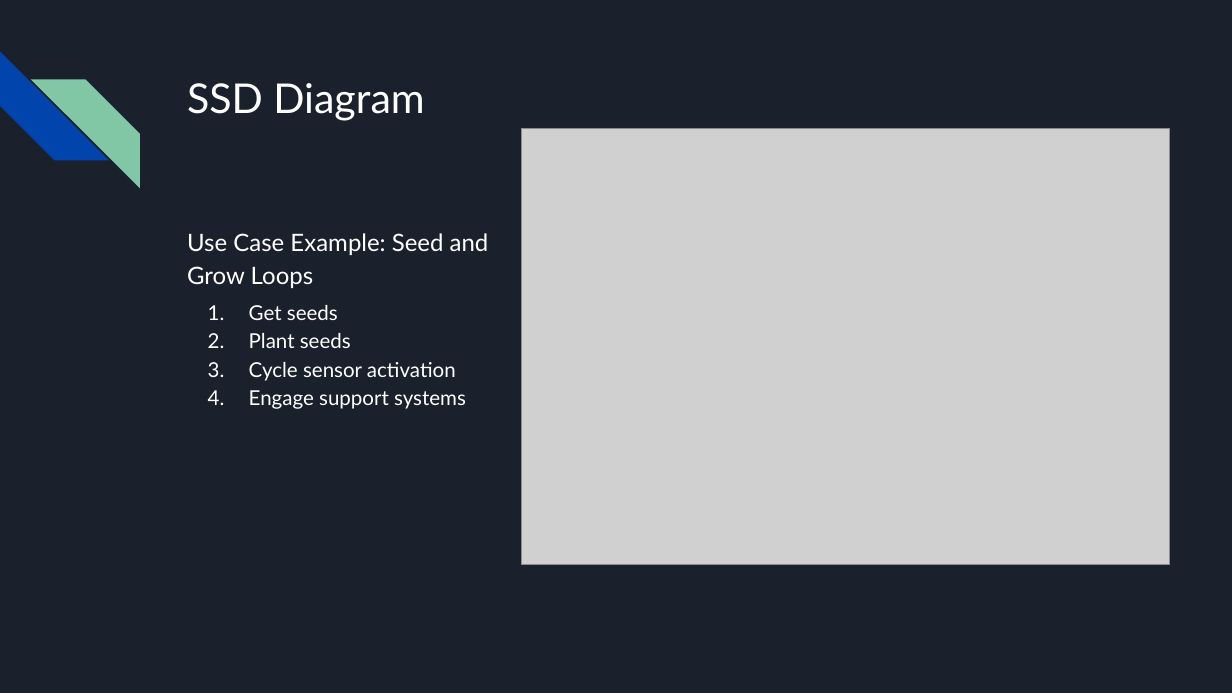
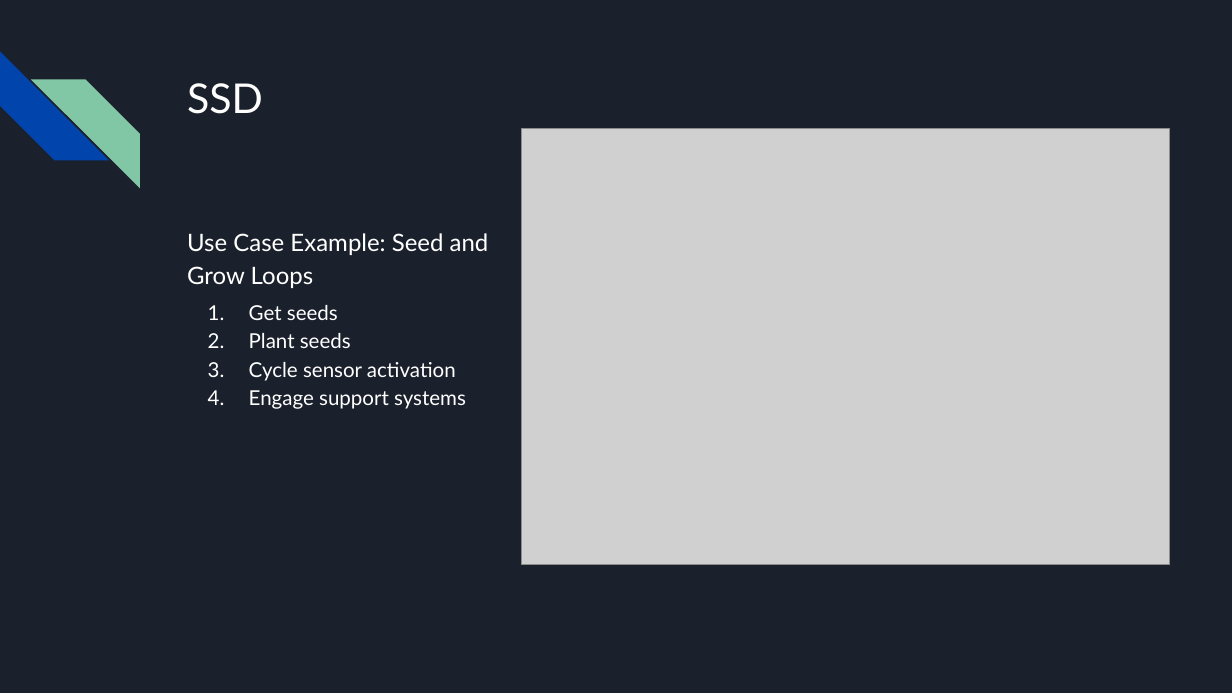
Before and after one commit to killsap/automated-multi-cycle-farming-in-space-website, a slide deck: slide 10 of docs/Milestone1Presentation.pptx (slide 9 before the commit). Drawn at 1232x693 pixels with LibreOffice and Linux fonts; fonts in the diff are those of the drawing; grey boxes stand for pictures. Boxes give left, top, right and bottom in pixels: in the first picture for what was removed or moved away, otherwise in the second. Text is boxed around its words. In the diff, an @@ line names an element or a change of style, - is before the commit and + after.

```diff
--- a/docs/Milestone1Presentation.pptx
+++ b/docs/Milestone1Presentation.pptx
@@ title at box(187, 83, 263, 114): text changed @@
-SSD Diagram
+SSD
```
Also in this commit, not shown: 5 other slides changed, 7 slides added, 1 slide removed.
